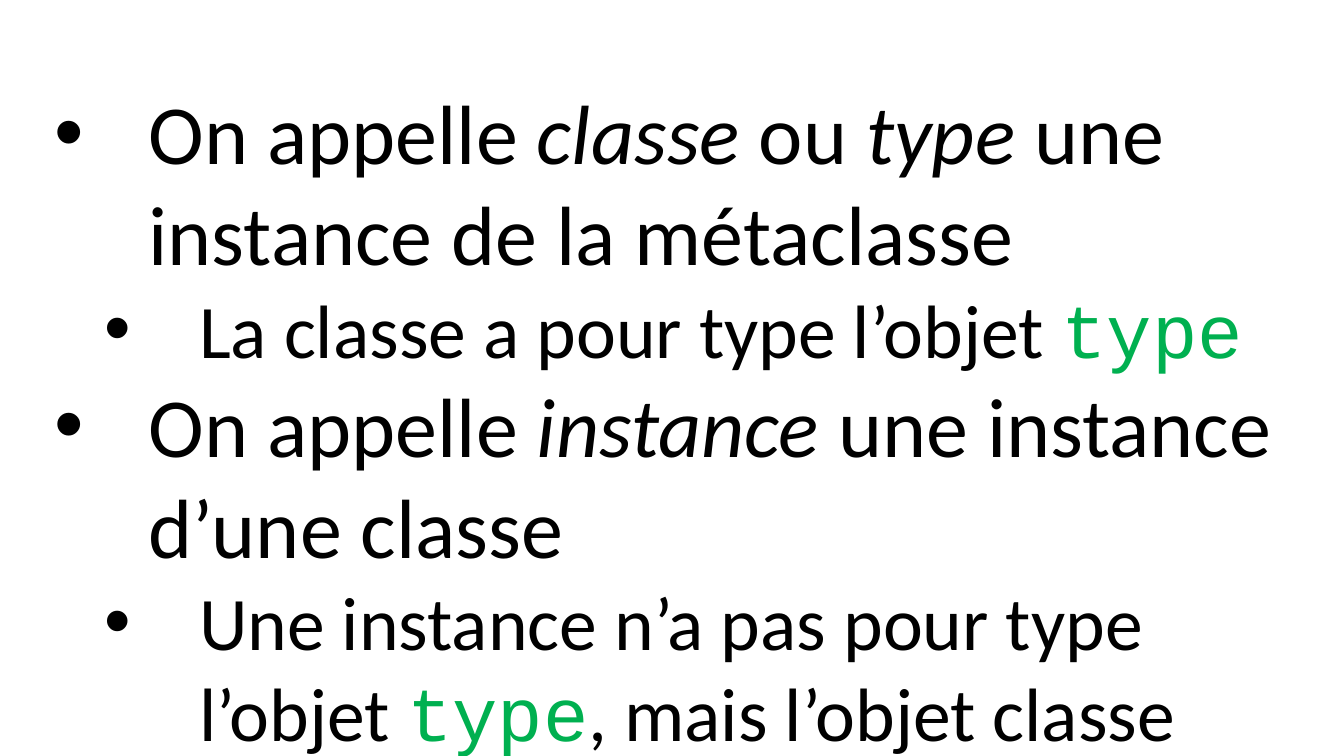
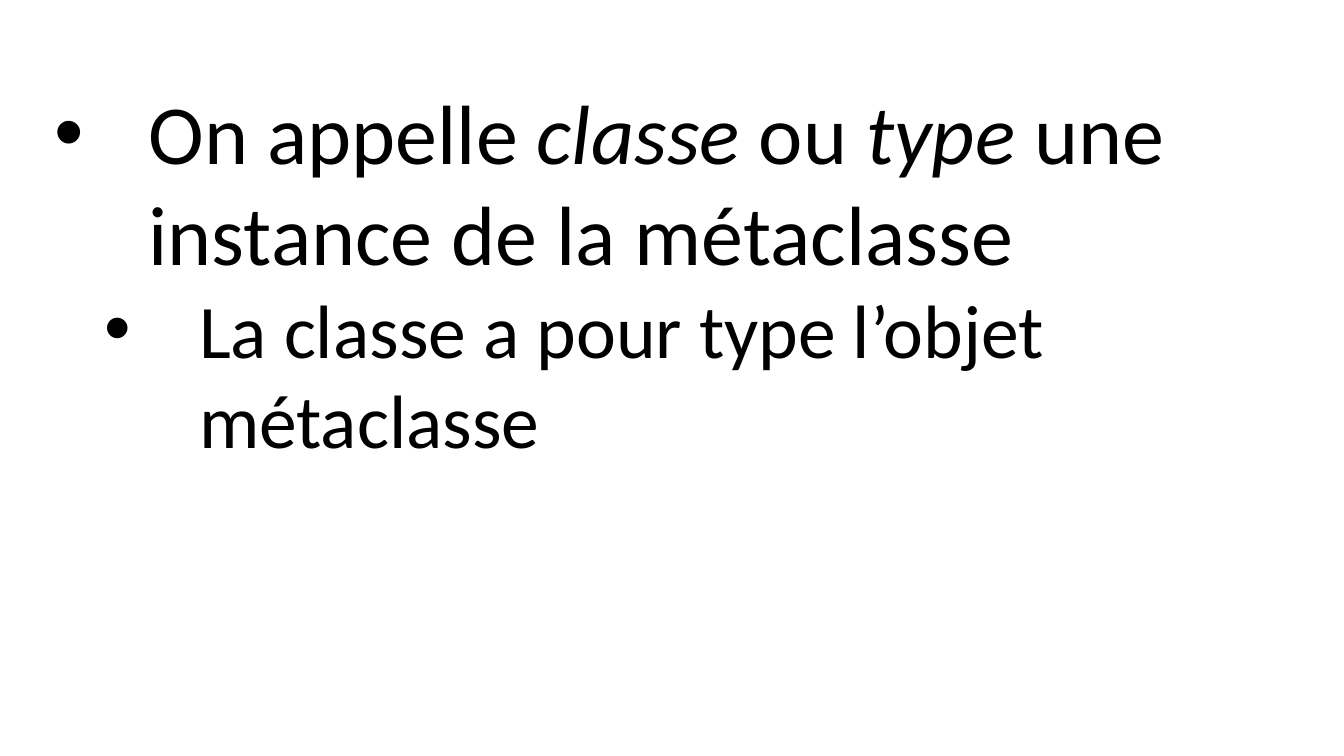
Before and after one commit to parmentelat/flotpython-archive, a slide deck: slide 11 of semaine7/CO12AL-W7-VIDEO03-SLIDE01.pptx. Drawn at 1344x756 pixels with LibreOffice and Linux fonts; fonts in the diff are those of the drawing. Boxes give left, top, right and bottom in pixels: in the first picture for what was removed or moved away, otherwise in the second. Text is boxed around its words. In the diff, an @@ line names an element or a change of style, - is before the commit and + after.

Commit message:
updated W7 created a video 4 for métaclasses (it was too much for video 3)

```diff
--- a/semaine7/CO12AL-W7-VIDEO03-SLIDE01.pptx
+++ b/semaine7/CO12AL-W7-VIDEO03-SLIDE01.pptx
@@ text at bbox=[199, 305, 1044, 449]: text changed @@
-  • La classe a pour type l’objet type
-• On appelle instance une instance d’une classe
-  • Une instance n’a pas pour type l’objet type, mais l’objet classe
+  • La classe a pour type l’objet métaclasse
```
Also in this commit, not shown: 6 other slides changed, 6 slides added, 4 other files.
